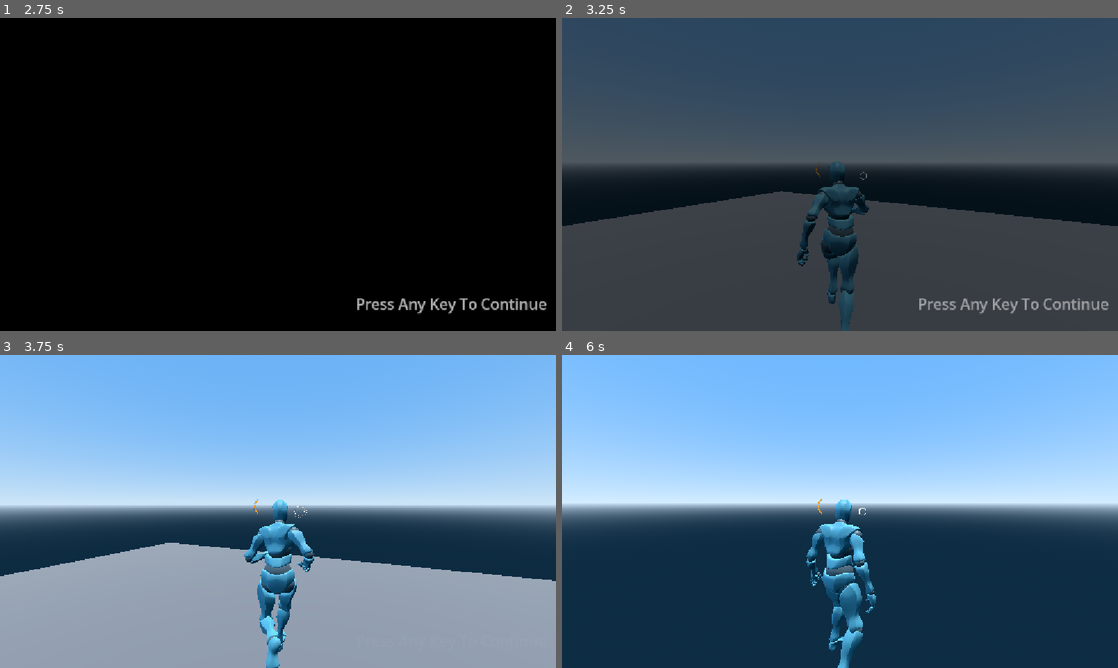
Above: before the commit, frames 1-4 (two rows, left to right).
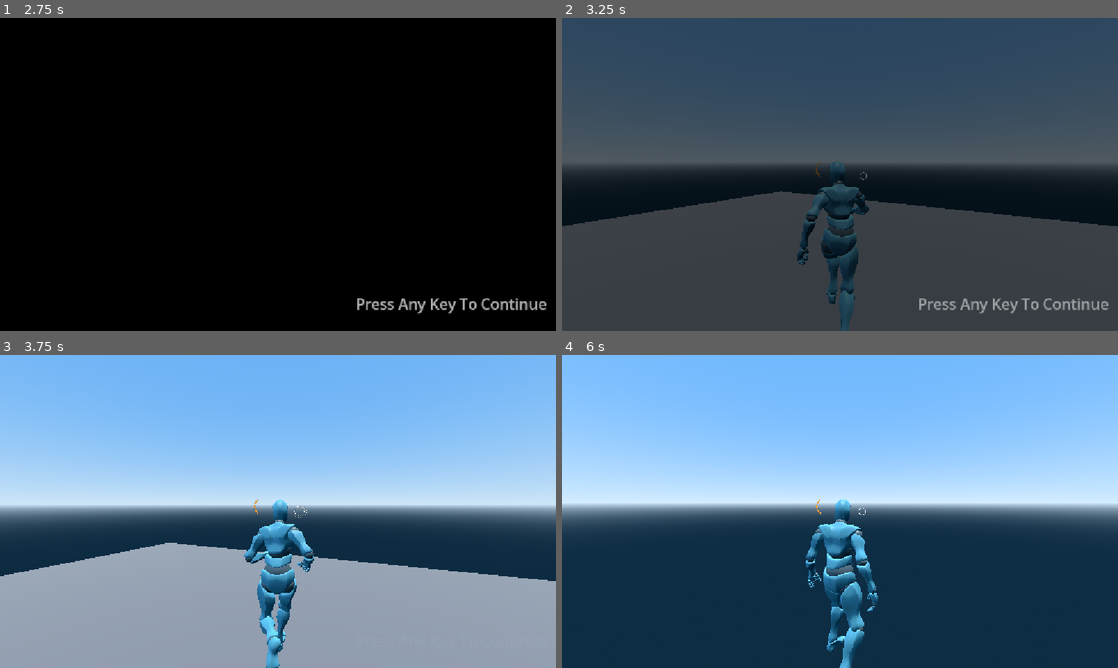
Above: after the commit, the same moments.

Repository: Calipur-Neeson/Tico_Project
Game: Godot game, scene res://Scenes/UI/MainMenu.tscn
The game is run twice, just before and just after one commit, with the same random seed, the same clock (stepped at 60 frames per second) and the same inputs.
Inputs (mouse positions are in pixels of both pictures, inside the frame that each line leads up to):
- Up to frame 1 (2.75 s): click "New Game" at 0.5 s; click "New Game" at 1.25 s; tap Enter at 2 s; move the mouse to (400, 158) at 2.02 s; hold D (Move_Right) from 2.03 s (still down); hold Right mouse button (Aim) from 2.03 s (still down); click (400, 158) at 2.17 s; tap Space (Jump) at 2.27 s
- Up to frame 2 (3.25 s): tap Enter at 2.75 s; move the mouse to (812, 174) at 2.77 s; release D (Move_Right) at 2.78 s; release Right mouse button (Aim) at 2.78 s; hold W (Move_Forward) from 2.78 s (still down); tap Ctrl (Crouch) at 2.85 s; tap Space (Jump) at 3.02 s
- Up to frame 3 (3.75 s): keep holding W (Move_Forward); tap Enter at 3.5 s; move the mouse to (289, 505) at 3.52 s; tap E (Interact) at 3.6 s
- Up to frame 4 (6 s): keep holding W (Move_Forward); move the mouse to (834, 517) at 4.27 s; click (834, 517) at 4.35 s; tap Space (Jump) at 4.52, 5.27 s; move the mouse to (878, 514) at 5.02 s; hold Right mouse button (Aim) 5.03-5.78 s; move the mouse to (795, 508) at 5.77 s; tap Ctrl (Crouch) at 5.85 s

Frame 1 is identical in both runs. In frame 2, less than 0.1% of the frame differs, in the area x 0-100%, y 55-98%; in frame 3, less than 0.1%; in frame 4, 0.9%, in the area x 43-57%, y 46-100%.
Error in both runs: Invalid assignment of property or key 'global_position' with value of type 'Vector3' on a base object of type 'Nil'. (res://Scripts/States/AimState.gd:18)

Commit message:
(-)Remove usless model

Diff:
--- a/Scripts/Player/Player.gd
+++ b/Scripts/Player/Player.gd
@@ -2,7 +2,7 @@
 extends CharacterBody3D
 
 @export var runSpeed:float = 5.0
-@export var rotateSpeed:float = 5.0
+@export var rotateSpeed:float = 8.0
 @export var crouchSpeed:float = 2.0
 @export var jumpVelocity:float = 6
 @export var maxVaultHeight: float = 1.3
Binary file removed: Meshes/Y Bot.fbx
Not shown, removed: Meshes/Y Bot.fbx.import
